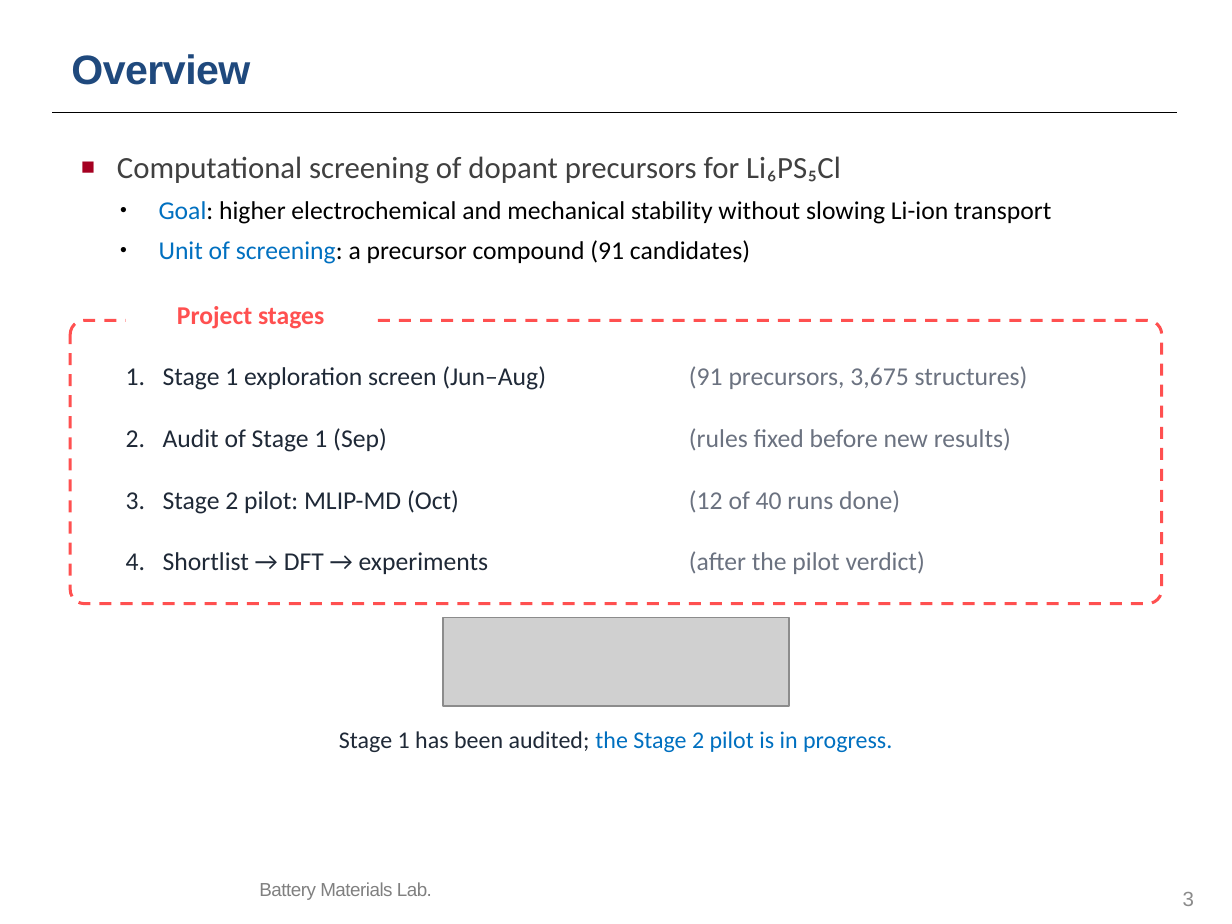
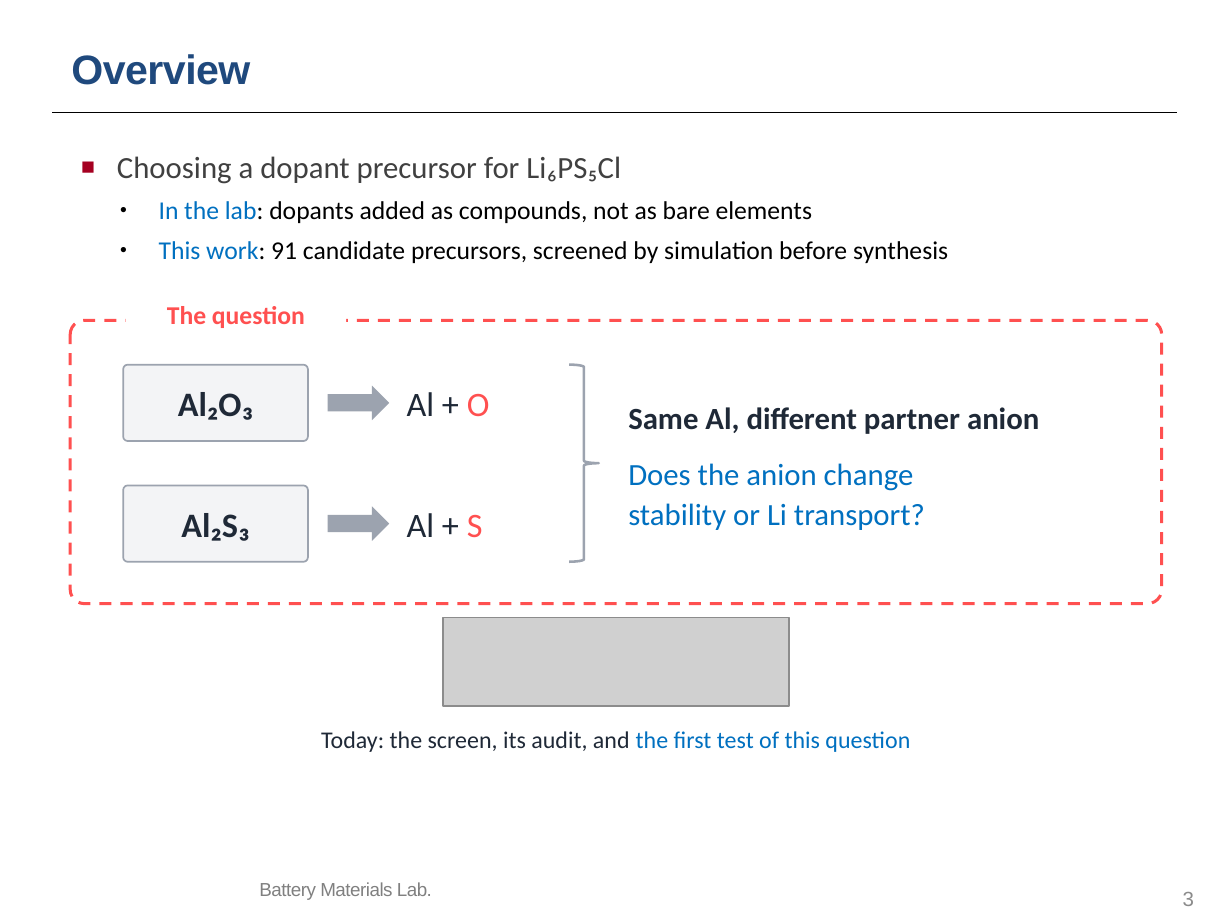
Before and after one commit to yonghoon7153-source/Yonghoon-DEM-DFT, a slide deck: slide 3 of kb/seminars/Research_Seminar_2026_10_13_cascade_progress_lean.pptx. Drawn at 1232x924 pixels with LibreOffice and Linux fonts; fonts in the diff are those of the drawing; grey boxes stand for pictures; background and template pictures are left out. Boxes give left, top, right and bottom in pixels: in the first picture for what was removed or moved away, otherwise in the second. Text is boxed around its words. In the diff, an @@ line names an element or a change of style, - is before the commit and + after.

```diff
--- a/kb/seminars/Research_Seminar_2026_10_13_cascade_progress_lean.pptx
+++ b/kb/seminars/Research_Seminar_2026_10_13_cascade_progress_lean.pptx
@@ text at (117, 156, 948, 263): text changed @@
-■ Computational screening of dopant precursors for Li₆PS₅Cl
-• Goal: higher electrochemical and mechanical stability without slowing Li-ion transport
-• Unit of screening: a precursor compound (91 candidates)
+■ Choosing a dopant precursor for Li₆PS₅Cl
+• In the lab: dopants added as compounds, not as bare elements
+• This work: 91 candidate precursors, screened by simulation before synthesis
@@ text at (167, 306, 305, 328): text changed @@
-Project stages
+The question
@@ rounded rectangle added at (123, 365, 308, 441), fill #F3F4F6, outline #9CA3AF 1 pt, 20 pt, text #1F2937, bold @@
+Al₂O₃
@@ text removed at (126, 366, 546, 390) @@
-1. Stage 1 exploration screen (Jun–Aug)
@@ right arrow added at (328, 386, 389, 420), fill #9CA3AF @@
@@ right brace added at (569, 365, 599, 562), outline #9CA3AF 1.5 pt @@
@@ text removed at (689, 366, 1028, 389) @@
-(91 precursors, 3,675 structures)
@@ text added at (407, 392, 490, 416), 20 pt, text #1F2937 @@
+Al + O
@@ text at (628, 407, 1039, 530): text changed; size 15 to 18 pt; text colour #6B7280 to #0070C0 @@
-(after the pilot verdict)
+Same Al, different partner anion
+Does the anion change
+stability or Li transport?
@@ text removed at (126, 428, 387, 452) @@
-2. Audit of Stage 1 (Sep)
@@ text removed at (689, 428, 1011, 451) @@
-(rules fixed before new results)
@@ rounded rectangle added at (123, 485, 308, 562), fill #F3F4F6, outline #9CA3AF 1 pt, 20 pt, text #1F2937, bold @@
+Al₂S₃
@@ text removed at (126, 490, 459, 514) @@
-3. Stage 2 pilot: MLIP-MD (Oct)
@@ right arrow added at (328, 506, 389, 541), fill #9CA3AF @@
@@ text removed at (689, 490, 900, 513) @@
-(12 of 40 runs done)
@@ text added at (407, 513, 483, 537), 20 pt, text #1F2937 @@
+Al + S
@@ text removed at (126, 552, 489, 574) @@
-4. Shortlist → DFT → experiments
@@ text at (321, 731, 910, 752): text changed; text colour #0070C0 to #1F2937 @@
-Stage 1 has been audited; the Stage 2 pilot is in progress.
+Today: the screen, its audit, and the first test of this question
```
Also in this commit, not shown: 6 other files.
